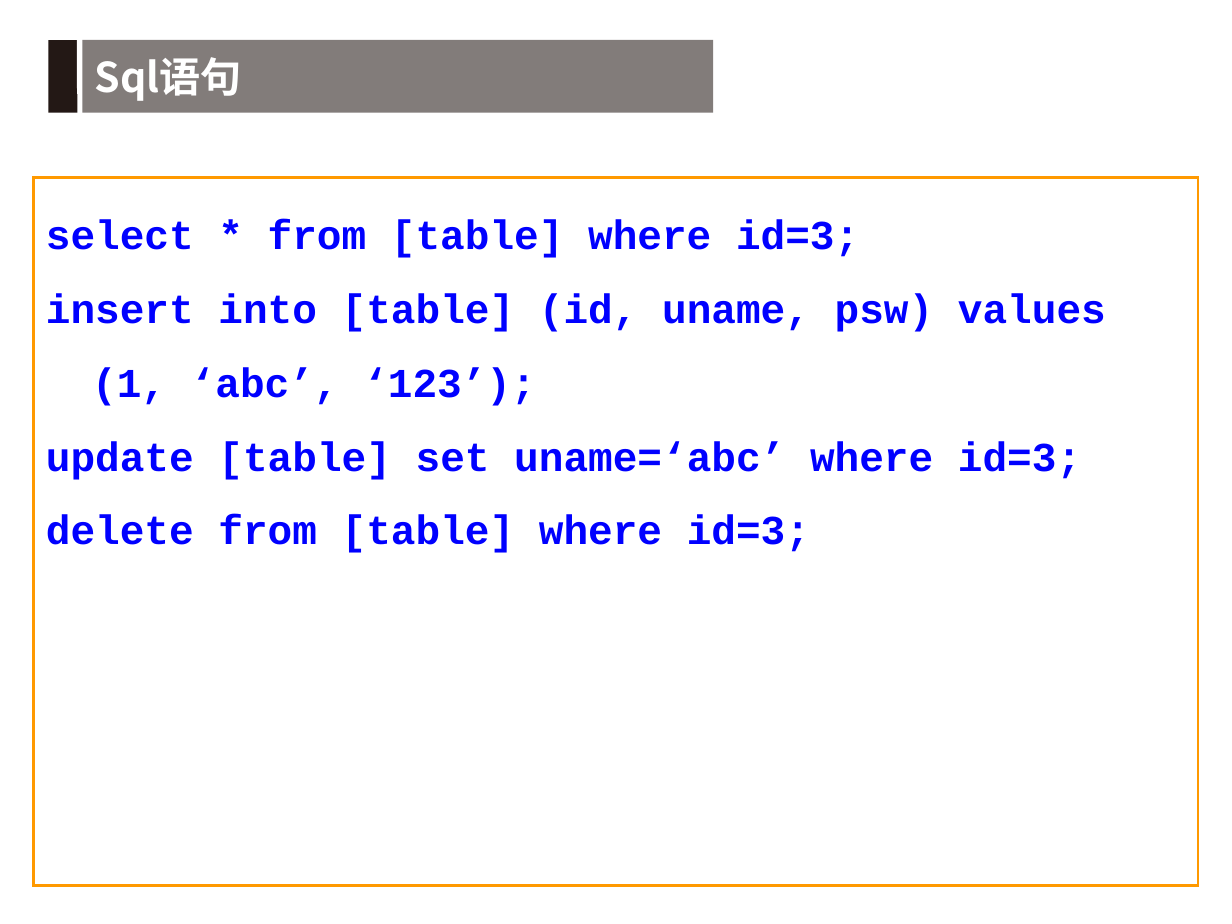
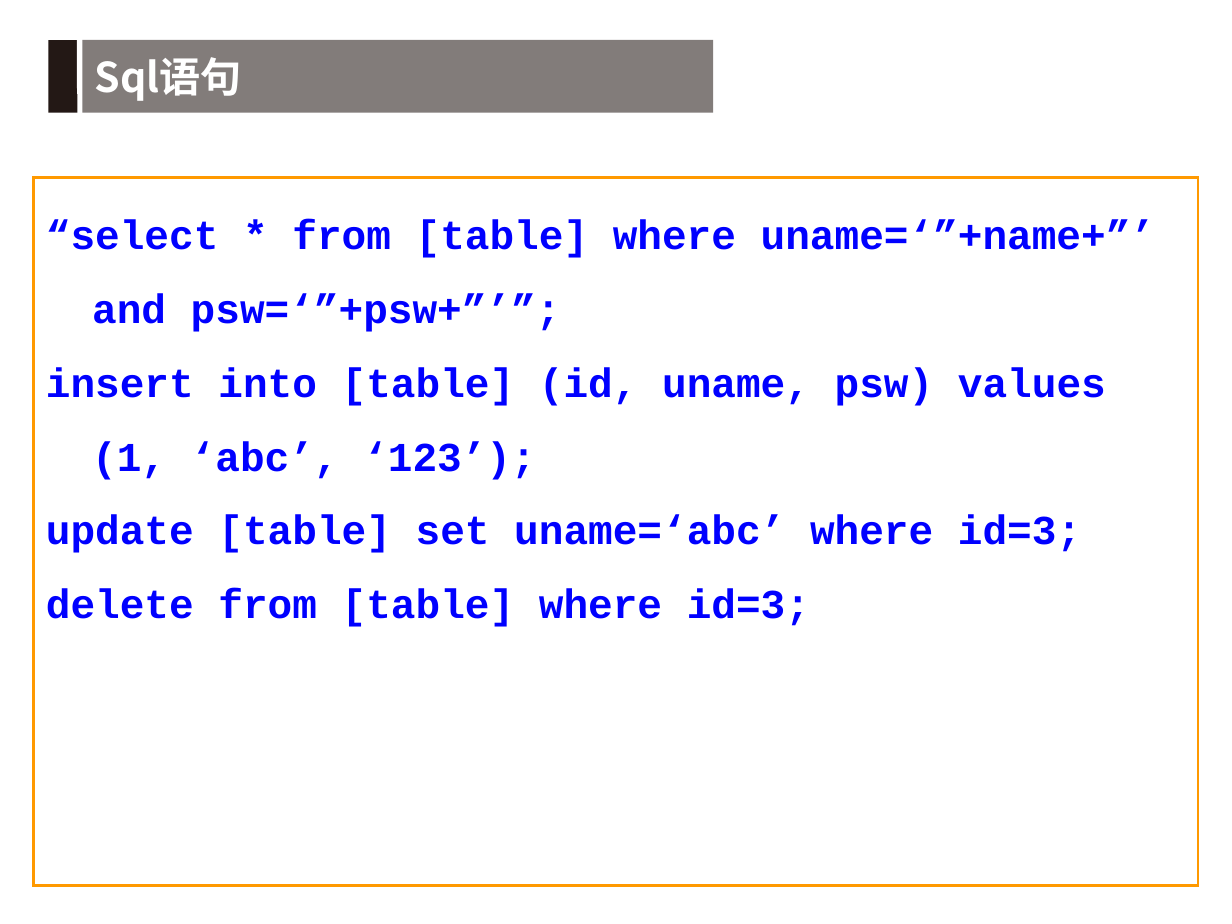
Before and after one commit to WillAlso/Multithreaded-programming, a slide deck: slide 7 of ppt/exp5.ppt. Drawn at 1232x924 pixels with LibreOffice and Linux fonts; fonts in the diff are those of the drawing; background and template pictures are left out. Boxes give left, top, right and bottom in pixels: in the first picture for what was removed or moved away, otherwise in the second. Text is boxed around its words. In the diff, an @@ line names an element or a change of style, - is before the commit and + after.

```diff
--- a/ppt/exp5.ppt
+++ b/ppt/exp5.ppt
@@ text in rectangle at (46,219,1155,332): text changed @@
-select * from [table] where id=3;
+“select * from [table] where uname=‘”+name+”’ and psw=‘”+psw+”’”;
```
Also in this commit, not shown: 1 other slide changed, 12 other files.
